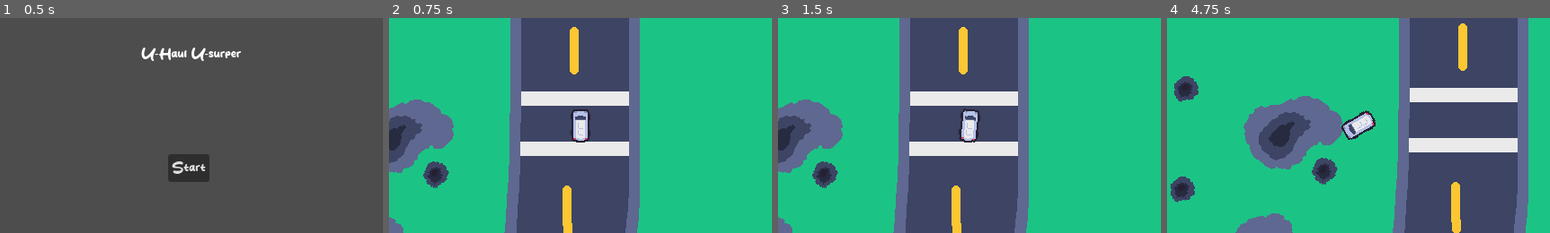
Above: before the commit, frames 1-4 (left to right).
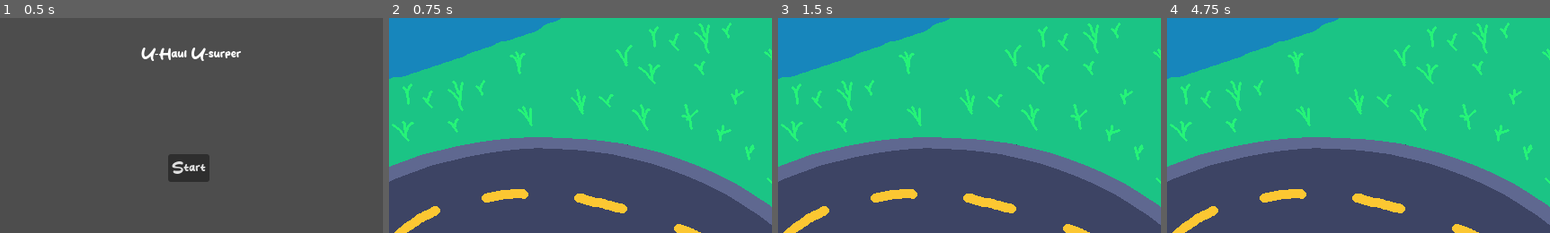
Above: after the commit, the same moments.

Repository: grace125/u-haul_u-surper
Game: Godot game, scene res://src/main_menu/main_menu.tscn
Two runs of this game, one before a commit and one after it. Both use one fixed random seed, a clock stepped at 60 frames per second and the inputs below.
Inputs:
- Up to frame 1 (0.5 s): no input
- Up to frame 2 (0.75 s): click "Start" at 0.5 s
- Up to frame 3 (1.5 s): tap Enter at 1.25 s; hold Right (Right) from 1.28 s (still down)
- Up to frame 4 (4.75 s): release Right (Right) at 2.03 s; hold S (Backward) 2.03-2.78 s; hold Right (Right) 2.78-3.53 s; hold Up (Forward) 3.53-4.28 s; hold A (Left) from 4.28 s (still down)

Frame 1 is identical in both runs. In frame 2, 58% of the frame differs, in the area x 0-100%, y 0-100%; in frame 3, 58%; in frame 4, 64%.

Commit message:
Create race game scene

Diff:
--- /dev/null
+++ b/src/Container/Container.gd
@@ -0,0 +1,18 @@
+extends Node2D
+
+func turning(direction: int, velocity: float):
+	$floor.turning(direction, velocity)
+	$ceiling.turning(direction, velocity)
+
+func shake(vec: Vector2):
+	$floor.collision(vec)
+	$ceiling.collision(vec)
+
+# Called when the node enters the scene tree for the first time.
+func _ready():
+	pass # Replace with function body.
+
+
+# Called every frame. 'delta' is the elapsed time since the previous frame.
+func _process(delta):
+	pass
--- a/src/Container/Container.tscn
+++ b/src/Container/Container.tscn
@@ -1,7 +1,8 @@
-[gd_scene load_steps=7 format=3 uid="uid://co8xua22svrag"]
+[gd_scene load_steps=8 format=3 uid="uid://c3qu55nqmgv7b"]
 
 [ext_resource type="Texture2D" uid="uid://csshft7po20up" path="res://icon.svg" id="1_8xrt0"]
 [ext_resource type="Texture2D" uid="uid://cfscbgduf437v" path="res://assets/container/container_inside.png" id="1_n1xci"]
+[ext_resource type="Script" path="res://src/Container/Container.gd" id="1_xdo72"]
 [ext_resource type="Script" path="res://src/Container/forces.gd" id="2_xp8sk"]
 
 [sub_resource type="RectangleShape2D" id="RectangleShape2D_67bps"]
@@ -15,6 +16,7 @@
 
 [node name="Container" type="Node2D"]
 position = Vector2(136, 30)
+script = ExtResource("1_xdo72")
 
 [node name="container_background" type="Sprite2D" parent="."]
 position = Vector2(72, 88)
--- a/src/car/car.gd
+++ b/src/car/car.gd
@@ -31,9 +31,7 @@
 
 	if _normalize(steer_control) != last_steer_control:
 		last_steer_control = _normalize(steer_control)
-		turning.emit(last_steer_control, steer_speed)
-
-
+		turning.emit(last_steer_control, steer_speed*50.0)
 
 func _process(delta):
 	var rotation_direction = Vector2(0.0, 1.0).rotated(rotation)
@@ -61,5 +59,4 @@
 		# assume the object collided with is a static body
 		force = mass * -linear_velocity * 60.0
 
-	shake.emit(force)
-	# print(force)
+	shake.emit(force / 80000.0)
--- /dev/null
+++ b/src/game/PixelPerfectSubViewport.gd
@@ -0,0 +1,9 @@
+extends SubViewport
+
+
+# Called when the node enters the scene tree for the first time.
+func _ready():
+	get_viewport().size_changed.connect(window_resize)
+
+func window_resize():
+	get_viewport()
--- /dev/null
+++ b/src/game/main_race.tscn
@@ -0,0 +1,28 @@
+[gd_scene load_steps=4 format=3 uid="uid://dfrd4hnq4ihj6"]
+
+[ext_resource type="PackedScene" uid="uid://bfodx4j2nphf1" path="res://src/racetracks/testing_track.tscn" id="1_80o6r"]
+[ext_resource type="PackedScene" uid="uid://cysr2jfgo5j8w" path="res://src/car/car.tscn" id="2_avf7a"]
+[ext_resource type="PackedScene" uid="uid://c3qu55nqmgv7b" path="res://src/Container/Container.tscn" id="3_5hq5e"]
+
+[node name="Race" type="Node2D"]
+metadata/_edit_lock_ = true
+
+[node name="CanvasLayer1" type="CanvasLayer" parent="."]
+offset = Vector2(-50, 0)
+transform = Transform2D(1, 0, 0, 1, -50, 0)
+follow_viewport_enabled = true
+
+[node name="testing_track" parent="CanvasLayer1" instance=ExtResource("1_80o6r")]
+
+[node name="car" parent="CanvasLayer1" instance=ExtResource("2_avf7a")]
+position = Vector2(888, 694)
+
+[node name="CanvasLayer2" type="CanvasLayer" parent="."]
+layer = 2
+offset = Vector2(125, 0)
+transform = Transform2D(1, 0, 0, 1, 125, 0)
+
+[node name="Container" parent="CanvasLayer2" instance=ExtResource("3_5hq5e")]
+
+[connection signal="shake" from="CanvasLayer1/car" to="CanvasLayer2/Container" method="shake"]
+[connection signal="turning" from="CanvasLayer1/car" to="CanvasLayer2/Container" method="turning"]
--- a/src/racetracks/testing_track.tscn
+++ b/src/racetracks/testing_track.tscn
@@ -1,7 +1,6 @@
-[gd_scene load_steps=9 format=3 uid="uid://bfodx4j2nphf1"]
+[gd_scene load_steps=8 format=3 uid="uid://bfodx4j2nphf1"]
 
 [ext_resource type="Texture2D" uid="uid://cta3wdvtsrbhn" path="res://assets/racetrack/full_tracks/main_track.png" id="1_p6le8"]
-[ext_resource type="PackedScene" uid="uid://cysr2jfgo5j8w" path="res://src/car/car.tscn" id="2_i4r6x"]
 [ext_resource type="Script" path="res://src/racetracks/river.gd" id="3_x2bix"]
 [ext_resource type="Texture2D" uid="uid://cprs5jpo1t5xg" path="res://assets/racetrack/Daisy.png" id="4_1yenf"]
 
@@ -23,9 +22,6 @@
 texture = ExtResource("1_p6le8")
 metadata/_edit_lock_ = true
 
-[node name="car" parent="." instance=ExtResource("2_i4r6x")]
-position = Vector2(888, 694)
-
 [node name="road" type="Area2D" parent="."]
 visible = false
 
